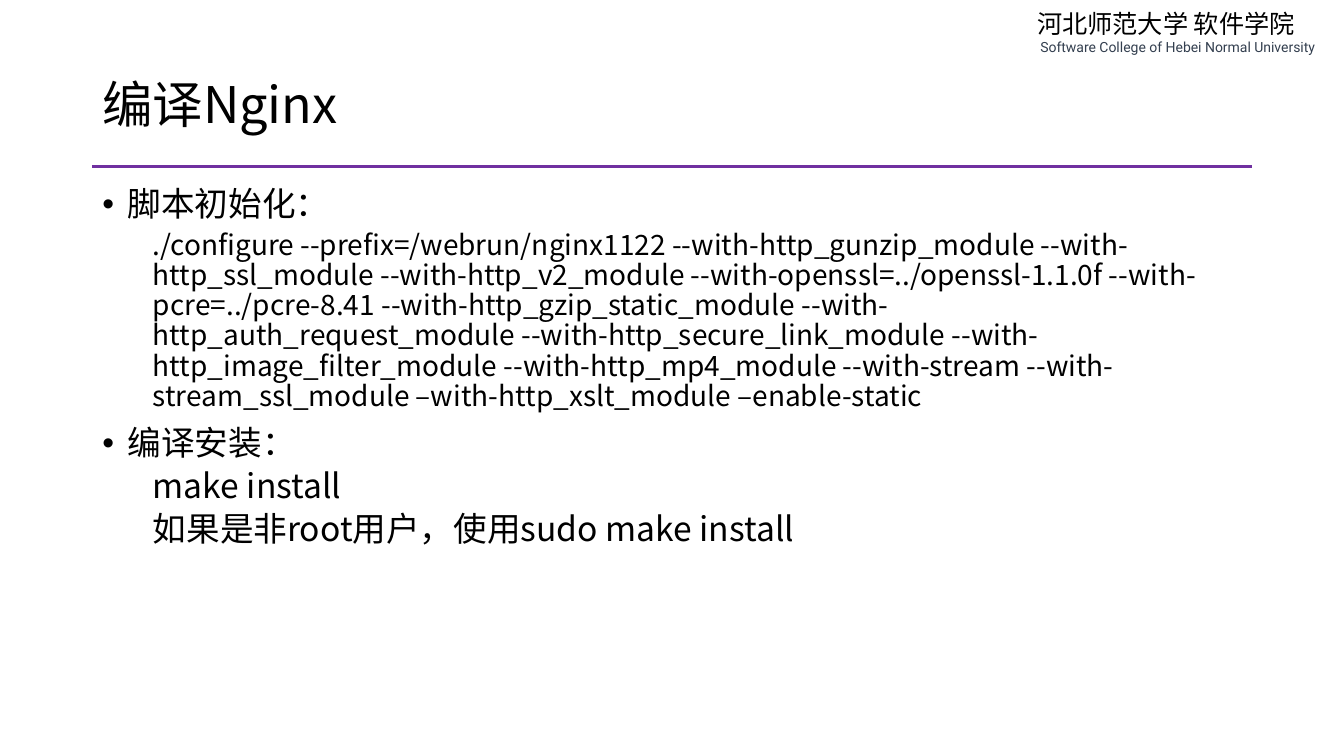
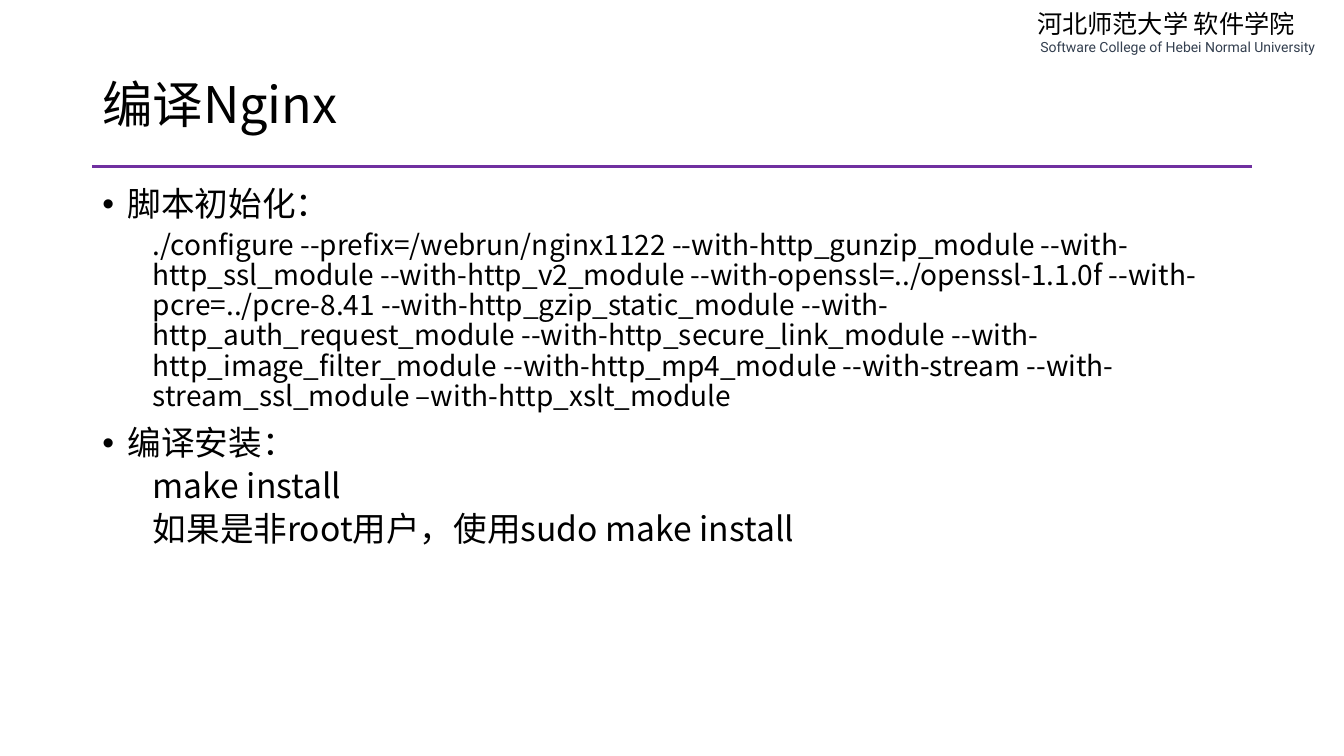
Before and after one commit to edu2act/course-php-serverside-development-on-linux, a slide deck: slide 12 of materials/slides/ch03-lnmp-basic.pptx. Drawn at 1344x756 pixels with LibreOffice and Linux fonts; fonts in the diff are those of the drawing. Boxes give left, top, right and bottom in pixels: in the first picture for what was removed or moved away, otherwise in the second. Text is boxed around its words. In the diff, an @@ line names an element or a change of style, - is before the commit and + after.

```diff
--- a/materials/slides/ch03-lnmp-basic.pptx
+++ b/materials/slides/ch03-lnmp-basic.pptx
@@ text at box(153, 232, 1196, 413): text changed @@
-  ./configure --prefix=/webrun/nginx1122 --with-http_gunzip_module --with-http_ssl_module --with-http_v2_module --with-openssl=../openssl-1.1.0f --with-pcre=../pcre-8.41 --with-http_gzip_static_module --with-http_auth_request_module --with-http_secure_link_module --with-http_image_filter_module --with-http_mp4_module --with-stream --with-stream_ssl_module –with-http_xslt_module –enable-static
+  ./configure --prefix=/webrun/nginx1122 --with-http_gunzip_module --with-http_ssl_module --with-http_v2_module --with-openssl=../openssl-1.1.0f --with-pcre=../pcre-8.41 --with-http_gzip_static_module --with-http_auth_request_module --with-http_secure_link_module --with-http_image_filter_module --with-http_mp4_module --with-stream --with-stream_ssl_module –with-http_xslt_module
```
Also in this commit, not shown: 1 other slide changed, 4 other files.
